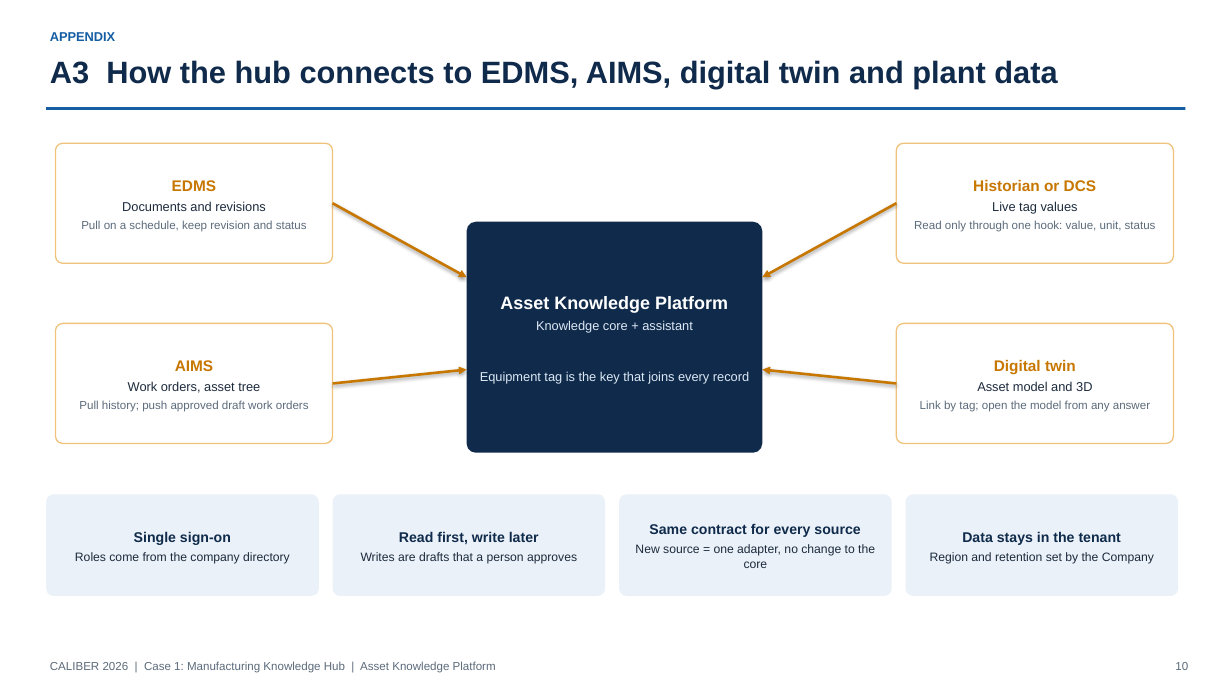
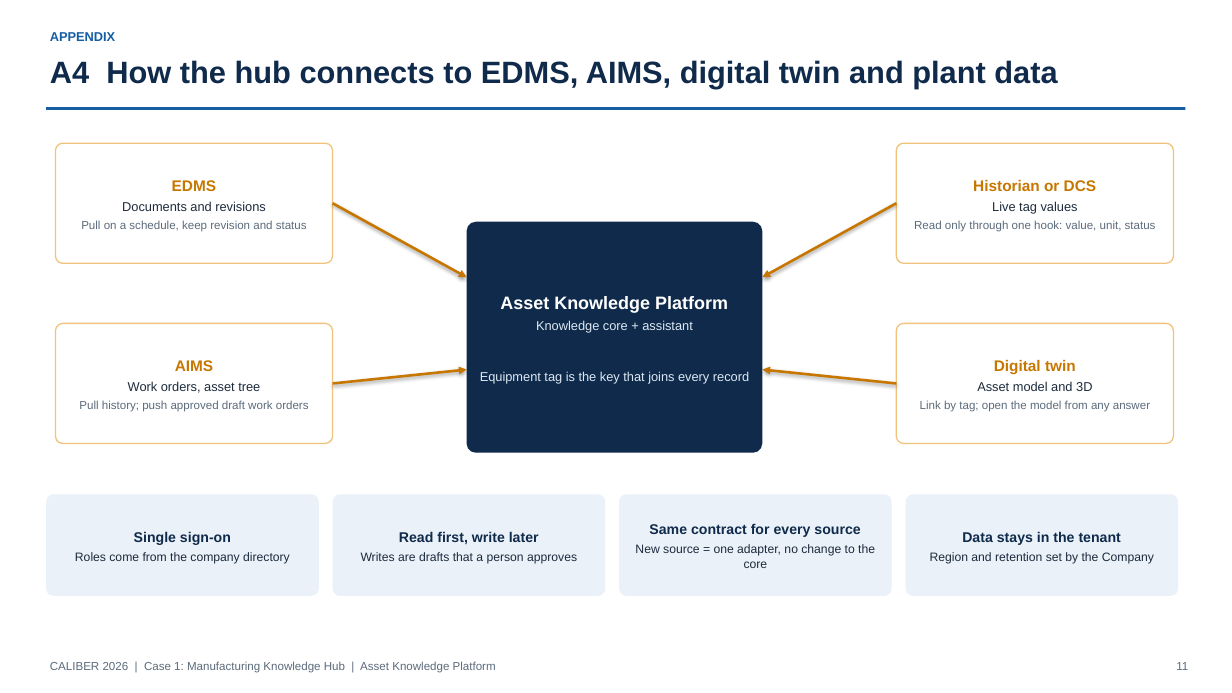
Before and after one commit to teknikchemical-ctrl/caliber2026, a slide deck: slide 11 of deck/CALIBER2026_Asset_Knowledge_Platform_Deck.pptx (slide 10 before the commit). Drawn at 1232x693 pixels with LibreOffice and Linux fonts; fonts in the diff are those of the drawing. Boxes give left, top, right and bottom in pixels: in the first picture for what was removed or moved away, otherwise in the second. Text is boxed around its words. In the diff, an @@ line names an element or a change of style, - is before the commit and + after.

```diff
--- a/deck/CALIBER2026_Asset_Knowledge_Platform_Deck.pptx
+++ b/deck/CALIBER2026_Asset_Knowledge_Platform_Deck.pptx
@@ text at <box>50,60,1057,89</box>: text changed @@
-A3 How the hub connects to EDMS, AIMS, digital twin and plant data
+A4 How the hub connects to EDMS, AIMS, digital twin and plant data
@@ text at <box>1176,662,1188,670</box>: text changed @@
-10
+11
```
Also in this commit, not shown: 10 other slides changed, 1 slide added, 3 other files.
